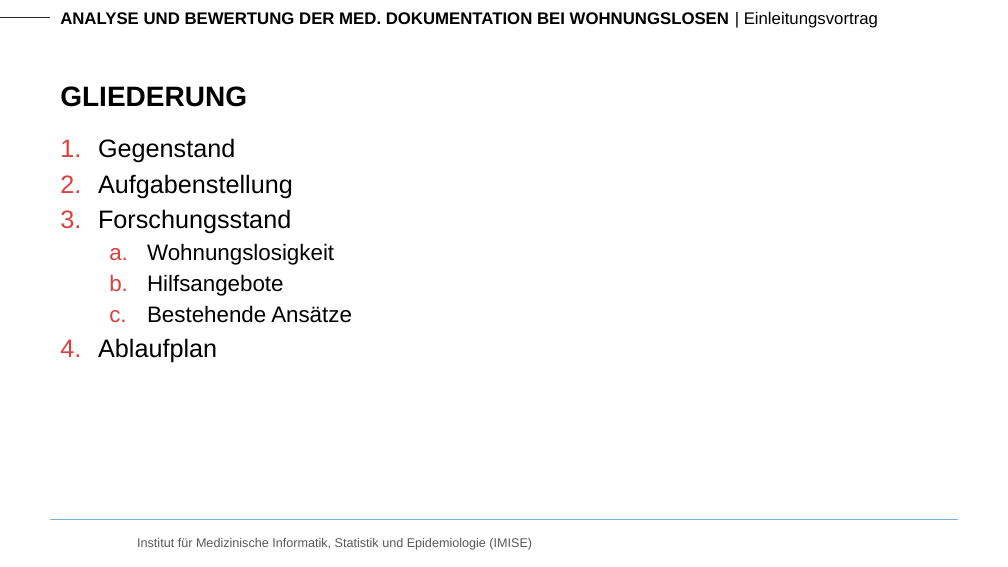
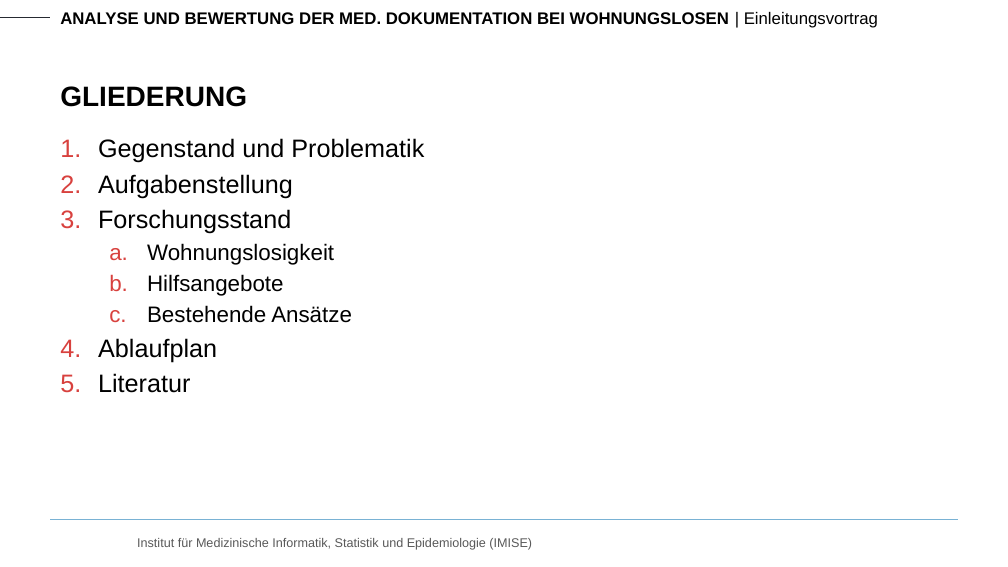
Before and after one commit to RoKuen/masterthesis, a slide deck: slide 2 of Presentations/1_presentation.pptx. Drawn at 1008x567 pixels with LibreOffice and Linux fonts; fonts in the diff are those of the drawing; background and template pictures are left out. Boxes give left, top, right and bottom in pixels: in the first picture for what was removed or moved away, otherwise in the second. Text is boxed around its words. In the diff, an @@ line names an element or a change of style, - is before the commit and + after.

```diff
--- a/Presentations/1_presentation.pptx
+++ b/Presentations/1_presentation.pptx
@@ text at (98, 138, 424, 163): text changed @@
-1. Gegenstand
+1. Gegenstand und Problematik
@@ text at (98, 373, 190, 393): paragraph added @@
+5. Literatur
```
Also in this commit, not shown: 6 other slides changed, 4 slides added.
